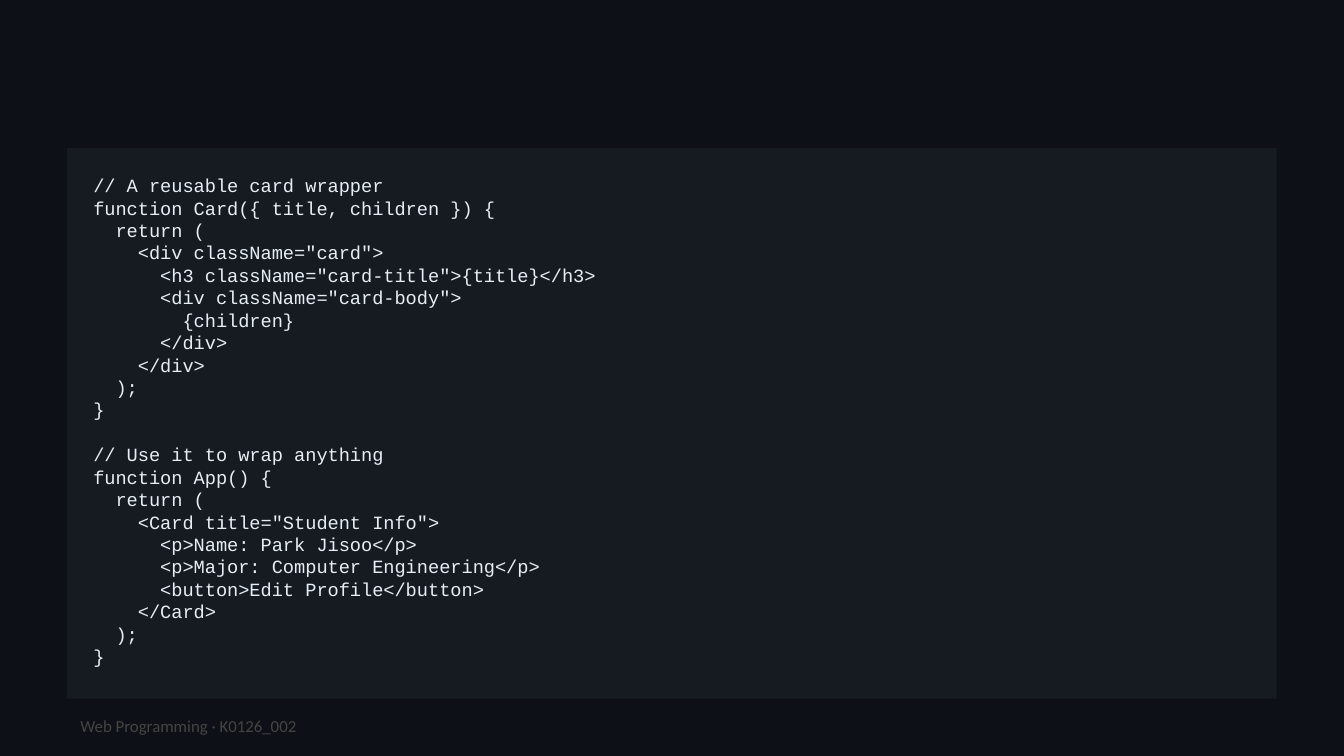
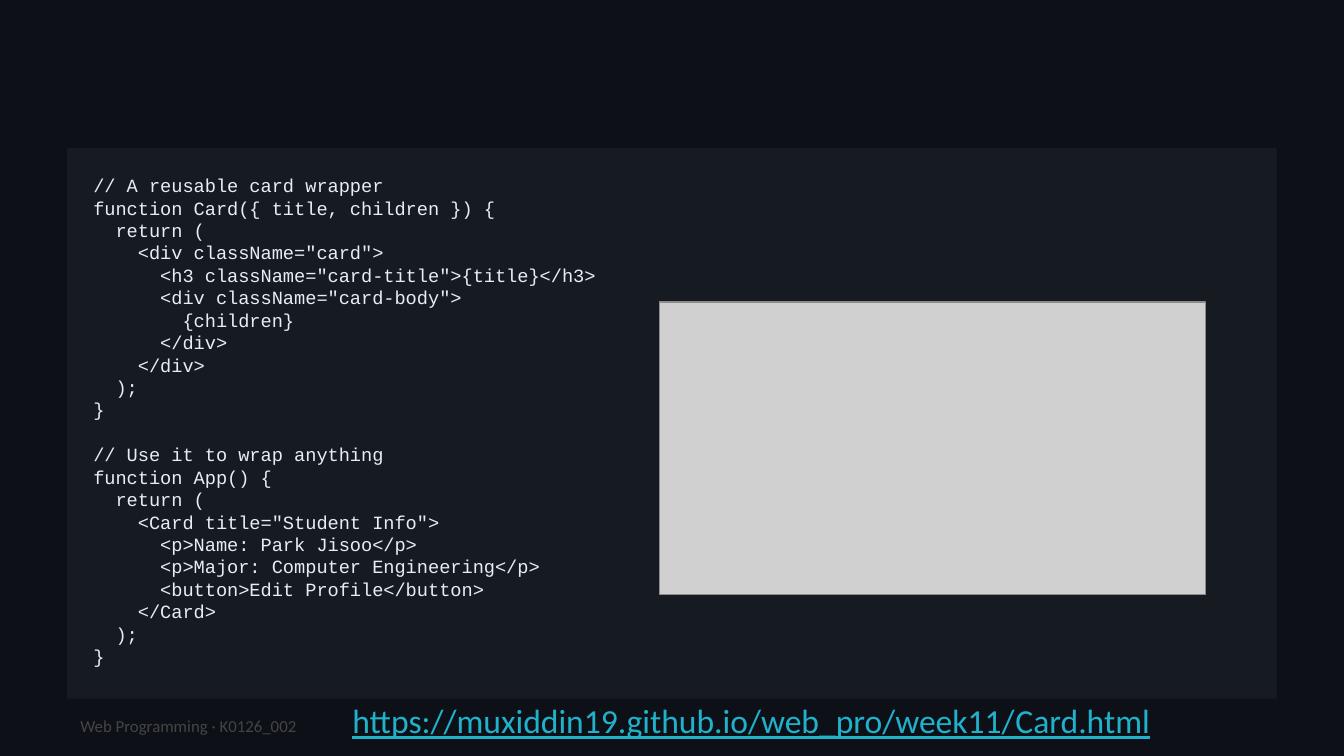
Before and after one commit to muxiddin19/WebPro, a slide deck: slide 14 of week10/WebPro_Week11_Fri_ReactProps_v1.pptx. Drawn at 1344x756 pixels with LibreOffice and Linux fonts; fonts in the diff are those of the drawing; grey boxes stand for pictures. Boxes give left, top, right and bottom in pixels: in the first picture for what was removed or moved away, otherwise in the second. Text is boxed around its words. In the diff, an @@ line names an element or a change of style, - is before the commit and + after.

```diff
--- a/week10/WebPro_Week11_Fri_ReactProps_v1.pptx
+++ b/week10/WebPro_Week11_Fri_ReactProps_v1.pptx
@@ picture added at bbox=[660, 302, 1206, 595] @@
@@ text added at bbox=[352, 709, 1149, 739], 18 pt, text #20B2CC, underline @@
+https://muxiddin19.github.io/web_pro/week11/Card.html
```
Also in this commit, not shown: 17 other slides changed, 3 slides added, 3 slides removed, 2 other files.
